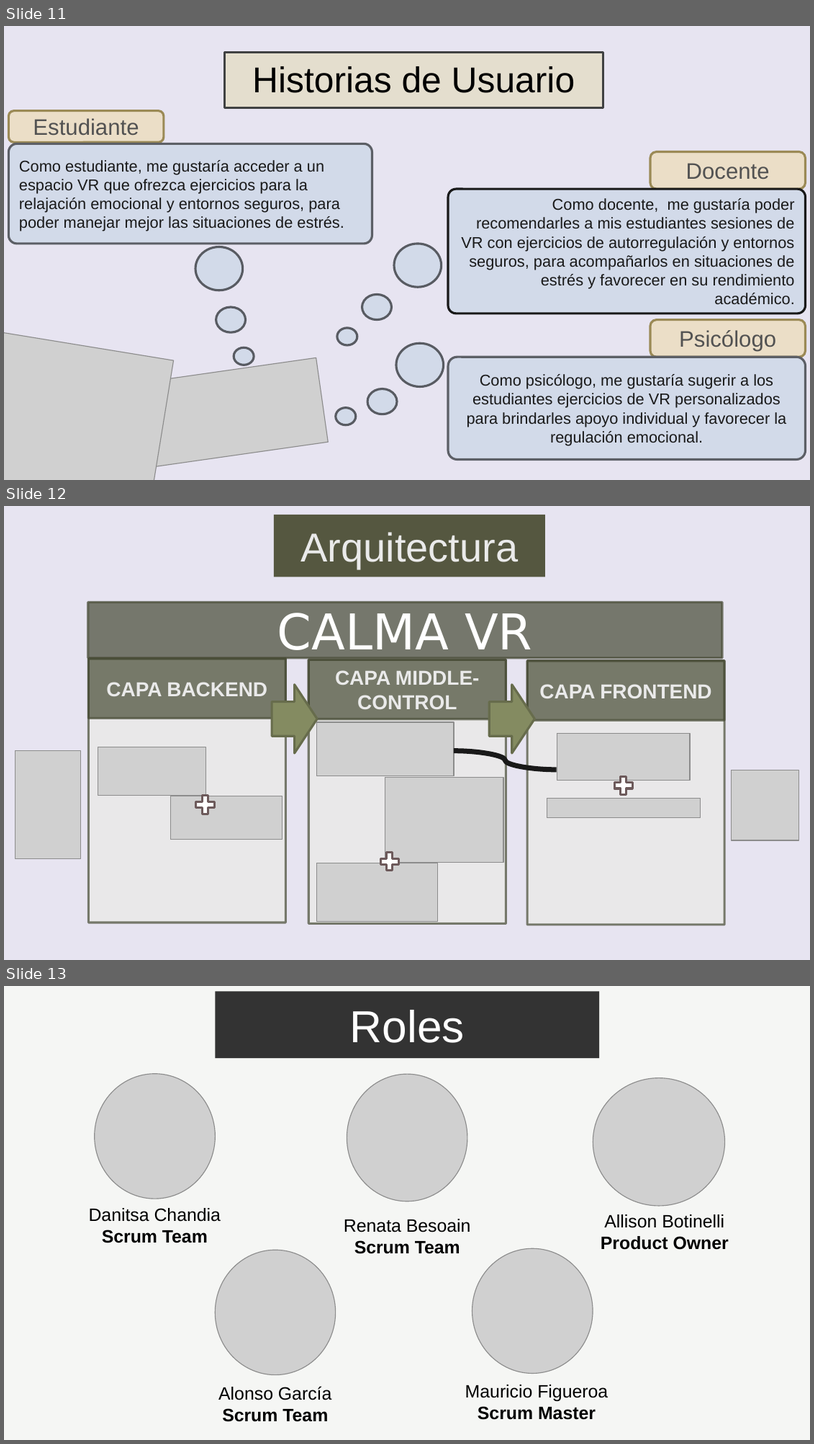
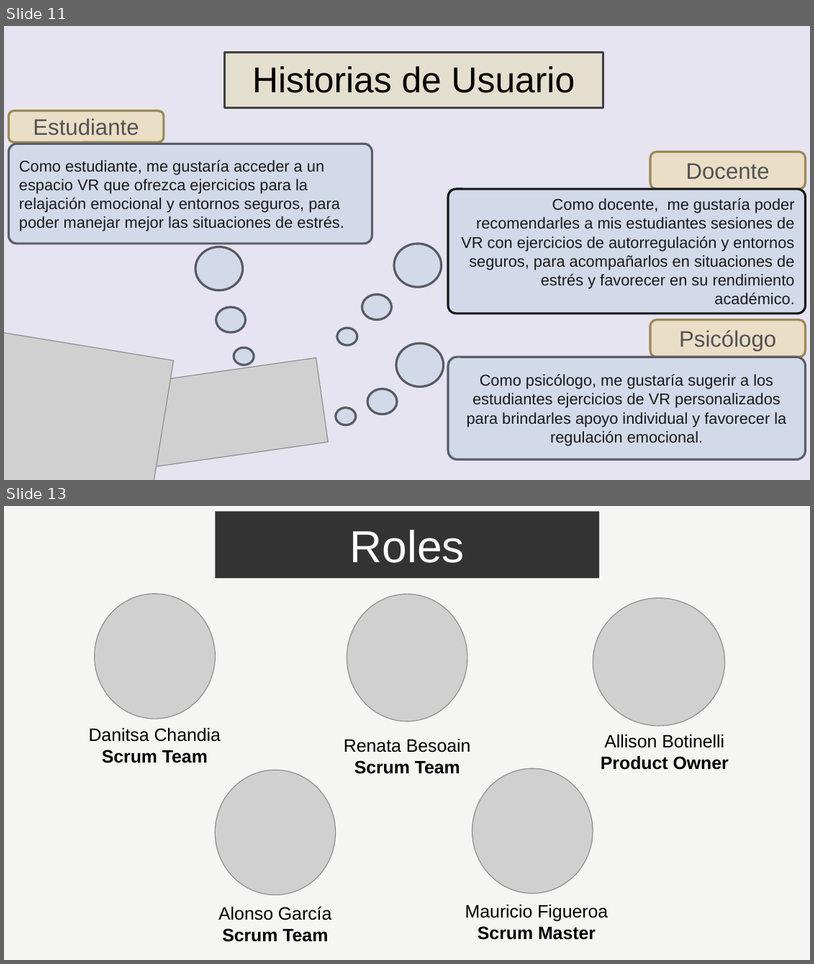
Before and after one commit to DanixaChan/Grupo-2, a slide deck: Fase 1/Evidencias Grupales/CalmaVR-Fase1.pptx. Shown one above the other, each under a label of ours: slides 11, 12 and 13 before the commit, slides 11 and 13 after it; the slides between them are not shown. The pictures are 814x1444 and 814x964 pixels, drawn with LibreOffice and Linux fonts; fonts in the diff are those of the drawing; grey boxes stand for pictures; background and template pictures are left out. Boxes give left, top, right and bottom in pixels: in the first picture for what was removed or moved away, otherwise in the second. Text is boxed around its words. In the diff, an @@ line names an element or a change of style, - is before the commit and + after.

```diff
--- a/Fase 1/Evidencias Grupales/CalmaVR-Fase1.pptx
+++ b/Fase 1/Evidencias Grupales/CalmaVR-Fase1.pptx
@@ slide 12 removed at [4,506,810,960], background picture (left out) @@
@@ title removed at [274,515,546,577] @@
-Arquitectura
@@ rectangle removed at [88,602,723,658] @@
-CALMA VR
@@ rectangle removed at [89,659,286,922] @@
@@ rectangle removed at [89,659,286,718] @@
-CAPA BACKEND
@@ rectangle removed at [309,659,507,923] @@
@@ rectangle removed at [309,659,507,719] @@
-CAPA MIDDLE-CONTROL
@@ rectangle removed at [527,661,725,924] @@
@@ rectangle removed at [527,661,725,721] @@
-CAPA FRONTEND
@@ right arrow removed at [272,685,317,753] @@
@@ right arrow removed at [489,685,535,753] @@
@@ picture removed at [317,722,454,775] @@
@@ picture removed at [557,733,690,780] @@
@@ picture removed at [16,750,80,858] @@
@@ picture removed at [98,747,206,795] @@
@@ curved line removed from (454, 750) to (556, 770) @@
@@ picture removed at [386,777,504,862] @@
@@ plus sign removed at [611,773,636,798] @@
@@ picture removed at [732,770,800,840] @@
@@ picture removed at [171,795,282,839] @@
@@ plus sign removed at [193,793,218,817] @@
@@ picture removed at [548,798,701,817] @@
@@ plus sign removed at [378,849,402,874] @@
@@ picture removed at [317,862,437,921] @@
```
Also in this commit, not shown: 8 slides changed, 1 slide added.
